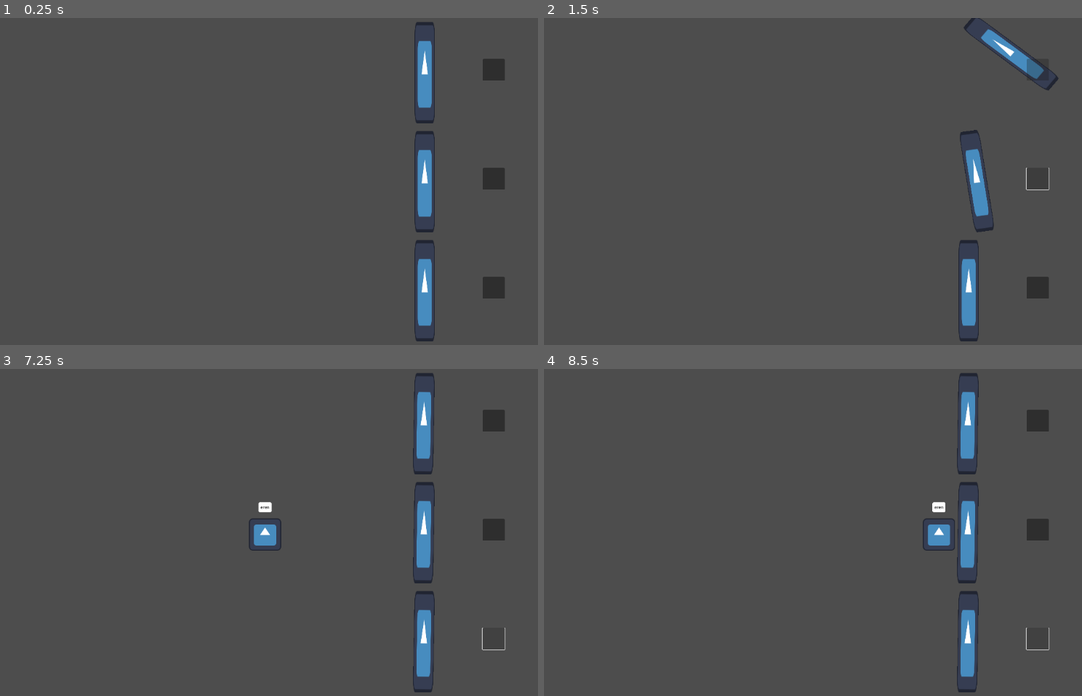
Above: before the commit, frames 1-4 (two rows, left to right).
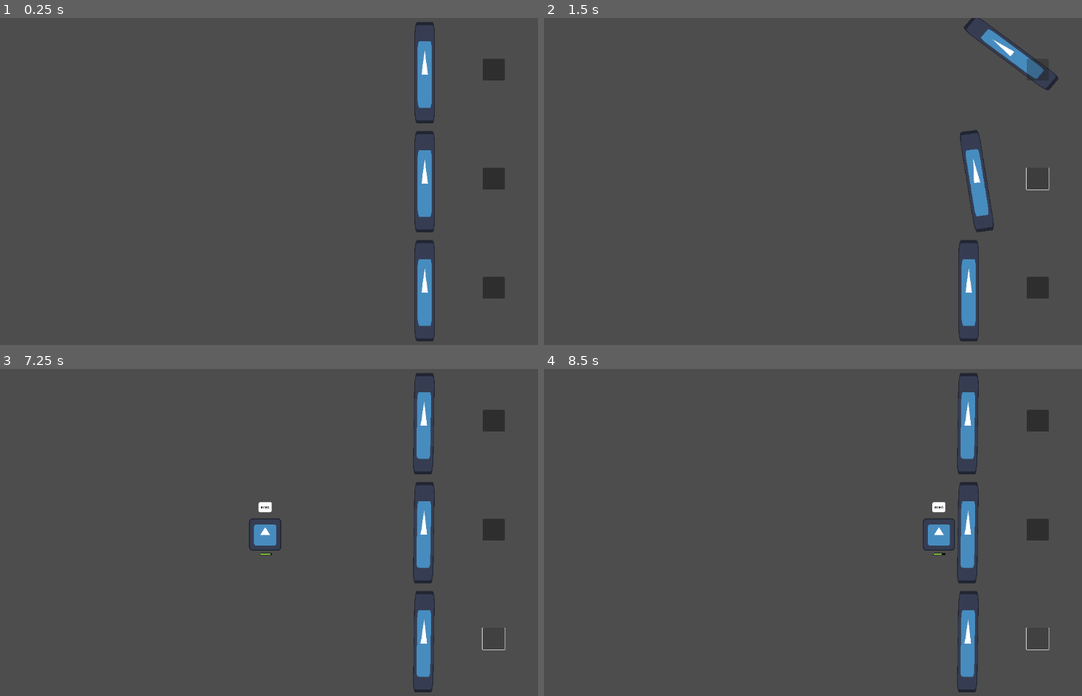
Above: after the commit, the same moments.

Repository: ernykt/fishjam_3
Game: Godot game, scene res://scenes/main.tscn
Same seed, same stepped clock (60 frames per second), same inputs: the game is played once before the commit and once after it. The engine's default icon, where the game draws it, is replaced by a stand-in: a white triangle on a blue panel in a dark square.
Inputs (mouse positions are in pixels of both pictures, inside the frame that each line leads up to):
- Up to frame 1 (0.25 s): no input
- Up to frame 2 (1.5 s): click (1038, 70) at 0.52 s; click (1038, 178) at 1.27 s
- Up to frame 3 (7.25 s): click (494, 640) at 2 s
- Up to frame 4 (8.5 s): no input

The runs differ from the first frame. In frame 1, 0.1% of the frame differs, in the area x 77-80%, y 6-95%; in frame 2, less than 0.1%; in frame 3, less than 0.1%; in frame 4, less than 0.1%.

Commit message:
progress bar

Diff:
--- a/project.godot
+++ b/project.godot
@@ -22,4 +22,5 @@
 
 [rendering]
 
+textures/canvas_textures/default_texture_filter=0
 renderer/rendering_method="mobile"
--- a/scenes/fish_1.tscn
+++ b/scenes/fish_1.tscn
@@ -1,7 +1,10 @@
-[gd_scene load_steps=4 format=3 uid="uid://c7j3cvof5arkx"]
+[gd_scene load_steps=7 format=3 uid="uid://c7j3cvof5arkx"]
 
 [ext_resource type="Script" path="res://scripts/Fish1.gd" id="1_q5jux"]
 [ext_resource type="Texture2D" uid="uid://dhrbiy1xj1vef" path="res://icon.svg" id="2_2eoub"]
+[ext_resource type="Texture2D" uid="uid://42k4hfsepdp7" path="res://sprites/under.png" id="3_ib5a5"]
+[ext_resource type="Texture2D" uid="uid://boxxppmo1lhva" path="res://sprites/over.png" id="4_5yhqu"]
+[ext_resource type="Texture2D" uid="uid://dyptfsbvch443" path="res://sprites/progress.png" id="5_a2gw0"]
 
 [sub_resource type="RectangleShape2D" id="RectangleShape2D_n48d5"]
 size = Vector2(351, 141)
@@ -17,3 +20,20 @@
 [node name="FishCollision" type="CollisionShape2D" parent="."]
 position = Vector2(-112.5, -0.5)
 shape = SubResource("RectangleShape2D_n48d5")
+
+[node name="TextureProgressBar" type="TextureProgressBar" parent="."]
+offset_left = -22.0
+offset_top = 74.0
+offset_right = 26.0
+offset_bottom = 114.0
+value = 100.0
+stretch_margin_left = 20
+stretch_margin_right = 20
+texture_under = ExtResource("3_ib5a5")
+texture_over = ExtResource("4_5yhqu")
+texture_progress = ExtResource("5_a2gw0")
+
+[node name="ProgressTimer" type="Timer" parent="."]
+autostart = true
+
+[connection signal="timeout" from="ProgressTimer" to="." method="_on_progress_timer_timeout"]
--- a/scripts/Fish1.gd
+++ b/scripts/Fish1.gd
@@ -1,8 +1,9 @@
 extends CharacterBody2D
 
 @onready var text_box_scene = preload("res://scenes/text_box.tscn")
+@onready var progress_bar = $TextureProgressBar
 
-var dialog_options: Array[String] = ["test", "eren", "doki", "amk neden böyle oluyor"]
+var dialog_options: Array[String] = ["test", "eren", "doki", "neden böyle oluyor"]
 
 var SPEED = 300.0
 var text_box
@@ -32,3 +33,15 @@
 	add_child(text_box)
 	text_box.global_position = global_position
 	text_box.display_text(dialog_options[random_text])
+
+
+
+
+func _on_progress_timer_timeout():
+	progress_bar.value -= 10
+	if progress_bar.value <= 0:
+		var tween_mod = get_tree().create_tween()
+		var tween = get_tree().create_tween()
+		tween.tween_property(self, "position", position - Vector2(0, 25), 0.3)
+		tween_mod.tween_property(self, "modulate:a", 0, 0.3)
+		tween_mod.tween_callback(queue_free)
Binary file added: sprites/over.png
Not shown, added: sprites/over.png.import
Binary file added: sprites/progress.png
Not shown, added: sprites/progress.png.import
Binary file added: sprites/under.png
Not shown, added: sprites/under.png.import
